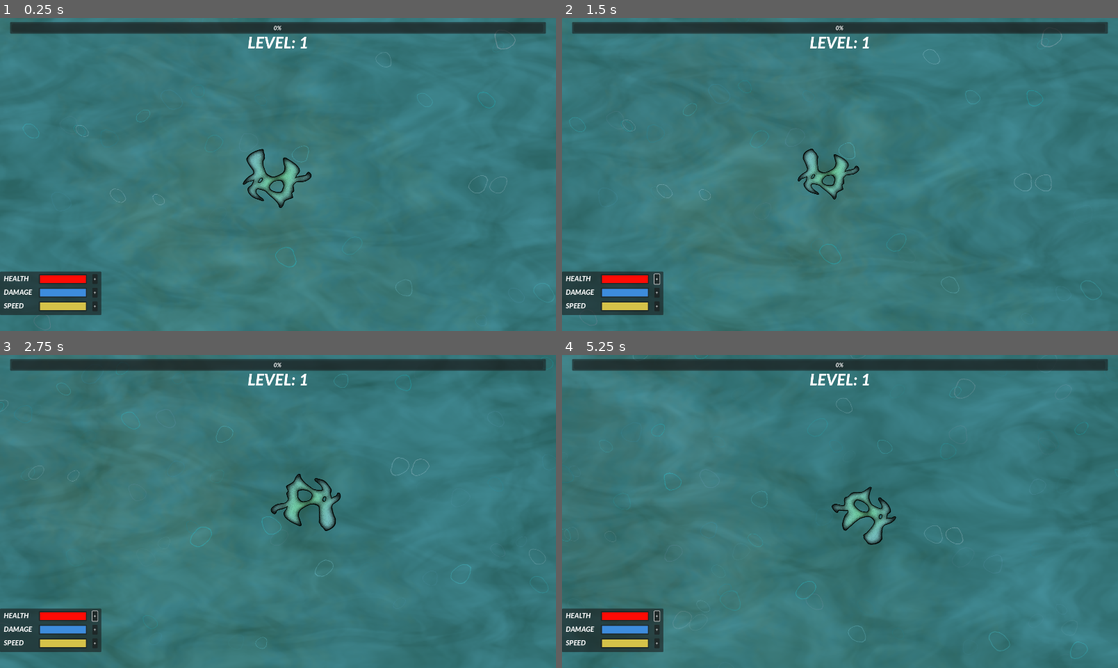
Above: before the commit, frames 1-4 (two rows, left to right).
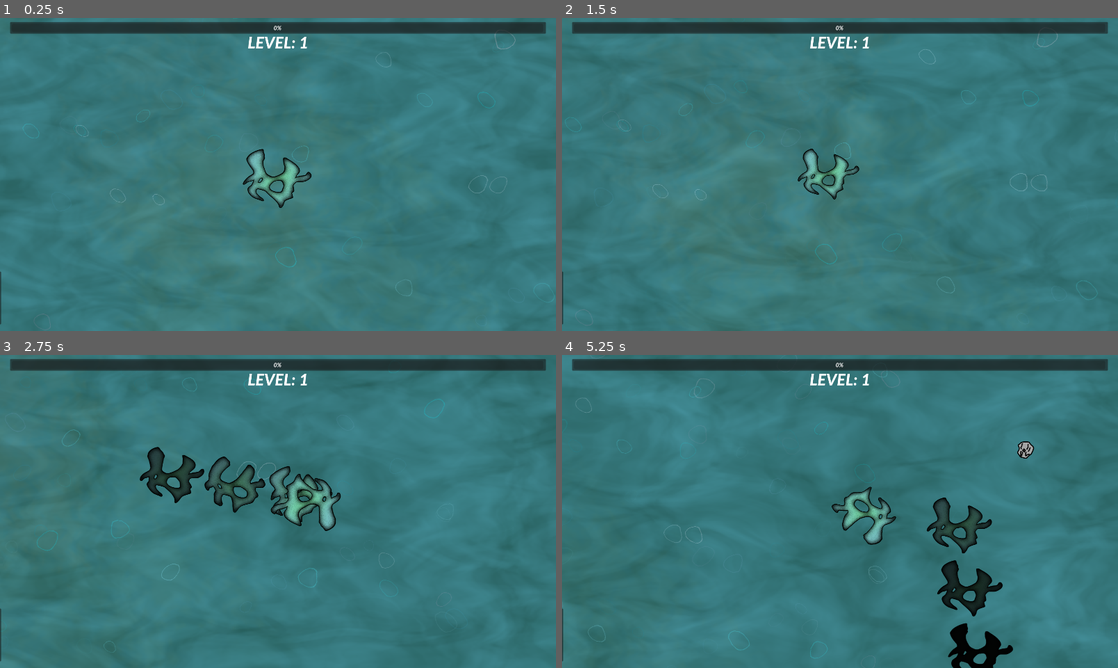
Above: after the commit, the same moments.

Repository: borna-misetic/X.Press-2025
Game: Godot game, scene res://Scenes/main.tscn
The game is run twice, just before and just after one commit, with the same random seed, the same clock (stepped at 60 frames per second) and the same inputs.
Inputs (mouse positions are in pixels of both pictures, inside the frame that each line leads up to):
- Up to frame 1 (0.25 s): no input
- Up to frame 2 (1.5 s): click (656, 277) at 0.5 s, where only the run before the commit has a clickable "+"; move the mouse to (962, 158) at 1.27 s; hold D (move_right) from 1.28 s (still down); tap Space (dash) at 1.35 s
- Up to frame 3 (2.75 s): move the mouse to (166, 527) at 2.02 s; release D (move_right) at 2.03 s; hold S (move_down) from 2.03 s (still down); tap Space (dash) at 2.1 s
- Up to frame 4 (5.25 s): move the mouse to (895, 442) at 2.77 s; release S (move_down) at 2.78 s; hold D (move_right) 2.78-3.53 s; tap Space (dash) every 0.75 s from 2.85 to 5.1 s; move the mouse to (812, 574) at 3.52 s; hold W (move_up) 3.53-4.28 s; move the mouse to (1006, 558) at 4.27 s; hold A (move_left) from 4.28 s (still down); move the mouse to (673, 464) at 5.02 s

The runs differ from the first frame. In frame 1, 2.5% of the frame differs, in the area x 0-19%, y 80-98%; in frame 2, 2.8%; in frame 3, 4.7%; in frame 4, 5.3%, in the area x 0-95%, y 0-100%.
Error after the commit: Parse Error: Expected indented block after function declaration. (res://Scripts/upgrade_component.gd:13)

Commit message:
asdfljaf

Diff:
--- a/Scenes/EyeCandy/ghost_sprite/player_ghost_sprite.tscn
+++ b/Scenes/EyeCandy/ghost_sprite/player_ghost_sprite.tscn
@@ -1,9 +1,10 @@
-[gd_scene load_steps=3 format=3 uid="uid://bmtw4icw5rf0f"]
+[gd_scene load_steps=3 format=3 uid="uid://dyoatirpi8vgm"]
 
-[ext_resource type="Texture2D" uid="uid://cvq3n7qo86jqq" path="res://Textures/ameba_start.png" id="1_cvchd"]
+[ext_resource type="Texture2D" uid="uid://cyi56ypp3t22r" path="res://Textures/Amoeba.png" id="1_cvchd"]
 [ext_resource type="Script" uid="uid://dpayl8i0njto1" path="res://Scenes/EyeCandy/ghost_sprite/ghost_sprite.gd" id="1_iabj1"]
 
 [node name="PlayerGhostSprite" type="Sprite2D"]
+z_index = -1
 texture = ExtResource("1_cvchd")
 script = ExtResource("1_iabj1")
 metadata/_custom_type_script = "uid://dpayl8i0njto1"
--- a/Scenes/ameba_player.tscn
+++ b/Scenes/ameba_player.tscn
@@ -6,21 +6,29 @@
 [ext_resource type="PackedScene" uid="uid://4l10alvui00w" path="res://Scenes/health.tscn" id="4_gh438"]
 [ext_resource type="PackedScene" uid="uid://6xylpf7hnlfk" path="res://Scenes/experience_handler.tscn" id="5_ada53"]
 [ext_resource type="PackedScene" uid="uid://h3jdas4d3j4h" path="res://Scenes/upgrade_component.tscn" id="6_x1s3d"]
+[ext_resource type="PackedScene" path="res://Scenes/dash_component.tscn" id="7_05x1w"]
+[ext_resource type="PackedScene" uid="uid://dyoatirpi8vgm" path="res://Scenes/EyeCandy/ghost_sprite/player_ghost_sprite.tscn" id="8_ci70g"]
 
 [sub_resource type="CircleShape2D" id="CircleShape2D_jbmmg"]
 radius = 166.003
 
 [node name="AmebaPlayer" type="CharacterBody2D"]
 
+[node name="DashComponent" parent="." node_paths=PackedStringArray("body") instance=ExtResource("7_05x1w")]
+body = NodePath("..")
+ghost_node = ExtResource("8_ci70g")
+
 [node name="PlayerSprite" type="Sprite2D" parent="."]
 position = Vector2(70, -70)
 texture = ExtResource("1_ada53")
 offset = Vector2(-13, 14)
 
-[node name="PlayerComponent" parent="." node_paths=PackedStringArray("camera", "player", "playerSprite") instance=ExtResource("2_1pgcd")]
+[node name="PlayerComponent" parent="." node_paths=PackedStringArray("camera", "player", "playerSprite", "dashUpgrade") instance=ExtResource("2_1pgcd")]
 camera = NodePath("../CameraComponent")
 player = NodePath("..")
+speed = null
 playerSprite = NodePath("../PlayerSprite")
+dashUpgrade = NodePath("../DashComponent")
 
 [node name="CollisionShape2D" type="CollisionShape2D" parent="."]
 shape = SubResource("CircleShape2D_jbmmg")
--- a/Scenes/upgrade_component.tscn
+++ b/Scenes/upgrade_component.tscn
@@ -6,26 +6,60 @@
 [sub_resource type="StyleBoxFlat" id="StyleBoxFlat_u60rl"]
 bg_color = Color(0.200195, 0.495826, 0.251511, 1)
 
-[sub_resource type="Gradient" id="Gradient_t5hhx"]
-colors = PackedColorArray(1, 0.0431373, 0.0235294, 1, 0.999626, 0.0440696, 0.0244271, 1)
-
-[sub_resource type="GradientTexture1D" id="GradientTexture1D_6wwle"]
-gradient = SubResource("Gradient_t5hhx")
-width = 1
-
-[sub_resource type="Gradient" id="Gradient_6wwle"]
-colors = PackedColorArray(0.243137, 0.54902, 0.870588, 1, 0.243137, 0.54902, 0.870588, 1)
-
-[sub_resource type="GradientTexture1D" id="GradientTexture1D_u60rl"]
-gradient = SubResource("Gradient_6wwle")
-width = 1
-
-[sub_resource type="Gradient" id="Gradient_u60rl"]
-colors = PackedColorArray(0.835443, 0.761956, 0.289342, 1, 0.835294, 0.760784, 0.290196, 1)
-
-[sub_resource type="GradientTexture1D" id="GradientTexture1D_2rrwk"]
-gradient = SubResource("Gradient_u60rl")
-width = 1
+[sub_resource type="StyleBoxFlat" id="StyleBoxFlat_2rrwk"]
+bg_color = Color(1, 0.0980392, 0.0941176, 1)
+
+[sub_resource type="Animation" id="Animation_u60rl"]
+resource_name = "slide_in"
+tracks/0/type = "value"
+tracks/0/imported = false
+tracks/0/enabled = true
+tracks/0/path = NodePath("HBoxContainer:position")
+tracks/0/interp = 1
+tracks/0/loop_wrap = true
+tracks/0/keys = {
+"times": PackedFloat32Array(0, 1),
+"transitions": PackedFloat32Array(3.36358, 0.148651),
+"update": 0,
+"values": [Vector2(-354, 875), Vector2(0, 875)]
+}
+
+[sub_resource type="Animation" id="Animation_2rrwk"]
+resource_name = "slide_out"
+tracks/0/type = "value"
+tracks/0/imported = false
+tracks/0/enabled = true
+tracks/0/path = NodePath("HBoxContainer:position")
+tracks/0/interp = 1
+tracks/0/loop_wrap = true
+tracks/0/keys = {
+"times": PackedFloat32Array(0, 1),
+"transitions": PackedFloat32Array(3.4822, 0.233258),
+"update": 0,
+"values": [Vector2(0, 875), Vector2(-354, 875)]
+}
+
+[sub_resource type="Animation" id="Animation_utsfa"]
+length = 0.001
+tracks/0/type = "value"
+tracks/0/imported = false
+tracks/0/enabled = true
+tracks/0/path = NodePath("HBoxContainer:position")
+tracks/0/interp = 1
+tracks/0/loop_wrap = true
+tracks/0/keys = {
+"times": PackedFloat32Array(0),
+"transitions": PackedFloat32Array(1),
+"update": 0,
+"values": [Vector2(-350, 875)]
+}
+
+[sub_resource type="AnimationLibrary" id="AnimationLibrary_rf76u"]
+_data = {
+&"RESET": SubResource("Animation_utsfa"),
+&"slide_in": SubResource("Animation_u60rl"),
+&"slide_out": SubResource("Animation_2rrwk")
+}
 
 [node name="Upgrade_component" type="Control"]
 layout_mode = 3
@@ -92,39 +126,54 @@
 theme_override_font_sizes/font_size = 56
 text = "LEVEL: 1"
 
-[node name="HBoxContainer" type="HBoxContainer" parent="VBoxContainer"]
-layout_mode = 2
+[node name="MarginContainer" type="MarginContainer" parent="VBoxContainer"]
+custom_minimum_size = Vector2(0, 51.695)
+layout_mode = 2
+
+[node name="HBoxContainer" type="HBoxContainer" parent="."]
+layout_mode = 2
+offset_left = -350.0
+offset_top = 875.0
+offset_right = 4.0
+offset_bottom = 1057.0
 size_flags_horizontal = 0
 size_flags_vertical = 10
 
-[node name="Upgrade panel" type="Panel" parent="VBoxContainer/HBoxContainer"]
+[node name="Upgrade panel" type="Panel" parent="HBoxContainer"]
 custom_minimum_size = Vector2(350, 150)
 layout_mode = 2
-size_flags_horizontal = 0
-size_flags_vertical = 8
-
-[node name="Rows" type="VBoxContainer" parent="VBoxContainer/HBoxContainer/Upgrade panel"]
+size_flags_horizontal = 3
+
+[node name="Rows" type="VBoxContainer" parent="HBoxContainer/Upgrade panel"]
 layout_mode = 1
 anchors_preset = 15
 anchor_right = 1.0
 anchor_bottom = 1.0
-grow_horizontal = 2
-grow_vertical = 2
-
-[node name="MarginContainer" type="MarginContainer" parent="VBoxContainer/HBoxContainer/Upgrade panel/Rows"]
+offset_right = 4.0
+grow_horizontal = 2
+grow_vertical = 2
+
+[node name="Label" type="Label" parent="HBoxContainer/Upgrade panel/Rows"]
+layout_mode = 2
+size_flags_horizontal = 4
+theme_override_fonts/font = ExtResource("1_6wwle")
+theme_override_font_sizes/font_size = 26
+text = "POINTS AVAILABLE: 0"
+
+[node name="MarginContainer" type="MarginContainer" parent="HBoxContainer/Upgrade panel/Rows"]
 custom_minimum_size = Vector2(0, 5)
 layout_mode = 2
 
-[node name="Health" type="HBoxContainer" parent="VBoxContainer/HBoxContainer/Upgrade panel/Rows"]
+[node name="Health" type="HBoxContainer" parent="HBoxContainer/Upgrade panel/Rows"]
 custom_minimum_size = Vector2(350, 34)
 layout_mode = 2
 
-[node name="MarginContainer2" type="MarginContainer" parent="VBoxContainer/HBoxContainer/Upgrade panel/Rows/Health"]
-custom_minimum_size = Vector2(11.215, 0)
-layout_mode = 2
-size_flags_horizontal = 0
-
-[node name="Label" type="Label" parent="VBoxContainer/HBoxContainer/Upgrade panel/Rows/Health"]
+[node name="MarginContainer2" type="MarginContainer" parent="HBoxContainer/Upgrade panel/Rows/Health"]
+custom_minimum_size = Vector2(11.215, 0)
+layout_mode = 2
+size_flags_horizontal = 0
+
+[node name="Label" type="Label" parent="HBoxContainer/Upgrade panel/Rows/Health"]
 custom_minimum_size = Vector2(102, 34)
 layout_mode = 2
 size_flags_horizontal = 0
@@ -132,60 +181,55 @@
 theme_override_font_sizes/font_size = 24
 text = "HEALTH"
 
-[node name="MarginContainer3" type="MarginContainer" parent="VBoxContainer/HBoxContainer/Upgrade panel/Rows/Health"]
-custom_minimum_size = Vector2(11.215, 0)
-layout_mode = 2
-size_flags_horizontal = 0
-
-[node name="Panel" type="Panel" parent="VBoxContainer/HBoxContainer/Upgrade panel/Rows/Health"]
+[node name="MarginContainer3" type="MarginContainer" parent="HBoxContainer/Upgrade panel/Rows/Health"]
+custom_minimum_size = Vector2(11.215, 0)
+layout_mode = 2
+size_flags_horizontal = 0
+
+[node name="Panel" type="Panel" parent="HBoxContainer/Upgrade panel/Rows/Health"]
 custom_minimum_size = Vector2(166, 34)
 layout_mode = 2
 
-[node name="TextureRect" type="TextureRect" parent="VBoxContainer/HBoxContainer/Upgrade panel/Rows/Health/Panel"]
-custom_minimum_size = Vector2(0, 1)
-layout_mode = 1
-anchors_preset = 15
-anchor_right = 1.0
-anchor_bottom = 1.0
-offset_left = 4.0
-offset_top = 4.0
-offset_right = -4.0
-offset_bottom = -4.0
-grow_horizontal = 2
-grow_vertical = 2
-size_flags_horizontal = 3
-texture = SubResource("GradientTexture1D_6wwle")
-
-[node name="MarginContainer" type="MarginContainer" parent="VBoxContainer/HBoxContainer/Upgrade panel/Rows/Health"]
+[node name="HealthProgressBar" type="ProgressBar" parent="HBoxContainer/Upgrade panel/Rows/Health/Panel"]
+offset_left = 3.0
+offset_top = 3.0
+offset_right = 163.0
+offset_bottom = 31.0
+theme_override_styles/fill = SubResource("StyleBoxFlat_2rrwk")
+max_value = 5.0
+step = 1.0
+show_percentage = false
+
+[node name="MarginContainer" type="MarginContainer" parent="HBoxContainer/Upgrade panel/Rows/Health"]
 custom_minimum_size = Vector2(11.215, 0)
 layout_mode = 2
 size_flags_horizontal = 8
 
-[node name="Button" type="Button" parent="VBoxContainer/HBoxContainer/Upgrade panel/Rows/Health"]
+[node name="UpgradeHealthButton" type="Button" parent="HBoxContainer/Upgrade panel/Rows/Health"]
 custom_minimum_size = Vector2(15, 34)
 layout_mode = 2
 size_flags_horizontal = 4
 text = "+"
 
-[node name="MarginContainer4" type="MarginContainer" parent="VBoxContainer/HBoxContainer/Upgrade panel/Rows/Health"]
+[node name="MarginContainer4" type="MarginContainer" parent="HBoxContainer/Upgrade panel/Rows/Health"]
 custom_minimum_size = Vector2(11.215, 0)
 layout_mode = 2
 size_flags_horizontal = 2
 
-[node name="MarginContainer2" type="MarginContainer" parent="VBoxContainer/HBoxContainer/Upgrade panel/Rows"]
+[node name="MarginContainer2" type="MarginContainer" parent="HBoxContainer/Upgrade panel/Rows"]
 custom_minimum_size = Vector2(0, 5)
 layout_mode = 2
 
-[node name="Damage" type="HBoxContainer" parent="VBoxContainer/HBoxContainer/Upgrade panel/Rows"]
+[node name="Damage" type="HBoxContainer" parent="HBoxContainer/Upgrade panel/Rows"]
 custom_minimum_size = Vector2(350, 34)
 layout_mode = 2
 
-[node name="MarginContainer2" type="MarginContainer" parent="VBoxContainer/HBoxContainer/Upgrade panel/Rows/Damage"]
-custom_minimum_size = Vector2(11.215, 0)
-layout_mode = 2
-size_flags_horizontal = 0
-
-[node name="Label" type="Label" parent="VBoxContainer/HBoxContainer/Upgrade panel/Rows/Damage"]
+[node name="MarginContainer2" type="MarginContainer" parent="HBoxContainer/Upgrade panel/Rows/Damage"]
+custom_minimum_size = Vector2(11.215, 0)
+layout_mode = 2
+size_flags_horizontal = 0
+
+[node name="Label" type="Label" parent="HBoxContainer/Upgrade panel/Rows/Damage"]
 custom_minimum_size = Vector2(102, 34)
 layout_mode = 2
 size_flags_horizontal = 0
@@ -193,60 +237,55 @@
 theme_override_font_sizes/font_size = 24
 text = "DAMAGE"
 
-[node name="MarginContainer3" type="MarginContainer" parent="VBoxContainer/HBoxContainer/Upgrade panel/Rows/Damage"]
-custom_minimum_size = Vector2(11.215, 0)
-layout_mode = 2
-size_flags_horizontal = 0
-
-[node name="Panel" type="Panel" parent="VBoxContainer/HBoxContainer/Upgrade panel/Rows/Damage"]
+[node name="MarginContainer3" type="MarginContainer" parent="HBoxContainer/Upgrade panel/Rows/Damage"]
+custom_minimum_size = Vector2(11.215, 0)
+layout_mode = 2
+size_flags_horizontal = 0
+
+[node name="Panel" type="Panel" parent="HBoxContainer/Upgrade panel/Rows/Damage"]
 custom_minimum_size = Vector2(166, 34)
 layout_mode = 2
 
-[node name="TextureRect" type="TextureRect" parent="VBoxContainer/HBoxContainer/Upgrade panel/Rows/Damage/Panel"]
-custom_minimum_size = Vector2(0, 1)
-layout_mode = 1
-anchors_preset = 15
-anchor_right = 1.0
-anchor_bottom = 1.0
-offset_left = 4.0
-offset_top = 4.0
-offset_right = -4.0
-offset_bottom = -4.0
-grow_horizontal = 2
-grow_vertical = 2
-size_flags_horizontal = 3
-texture = SubResource("GradientTexture1D_u60rl")
-
-[node name="MarginContainer" type="MarginContainer" parent="VBoxContainer/HBoxContainer/Upgrade panel/Rows/Damage"]
+[node name="DamageProgressBar" type="ProgressBar" parent="HBoxContainer/Upgrade panel/Rows/Damage/Panel"]
+offset_left = 3.0
+offset_top = 3.0
+offset_right = 163.0
+offset_bottom = 31.0
+theme_override_styles/fill = SubResource("StyleBoxFlat_2rrwk")
+max_value = 5.0
+step = 1.0
+show_percentage = false
+
+[node name="MarginContainer" type="MarginContainer" parent="HBoxContainer/Upgrade panel/Rows/Damage"]
 custom_minimum_size = Vector2(11.215, 0)
 layout_mode = 2
 size_flags_horizontal = 8
 
-[node name="Button" type="Button" parent="VBoxContainer/HBoxContainer/Upgrade panel/Rows/Damage"]
+[node name="UpgradeDamageButton" type="Button" parent="HBoxContainer/Upgrade panel/Rows/Damage"]
 custom_minimum_size = Vector2(15, 34)
 layout_mode = 2
 size_flags_horizontal = 4
 text = "+"
 
-[node name="MarginContainer4" type="MarginContainer" parent="VBoxContainer/HBoxContainer/Upgrade panel/Rows/Damage"]
+[node name="MarginContainer4" type="MarginContainer" parent="HBoxContainer/Upgrade panel/Rows/Damage"]
 custom_minimum_size = Vector2(11.215, 0)
 layout_mode = 2
 size_flags_horizontal = 2
 
-[node name="MarginContainer3" type="MarginContainer" parent="VBoxContainer/HBoxContainer/Upgrade panel/Rows"]
+[node name="MarginContainer3" type="MarginContainer" parent="HBoxContainer/Upgrade panel/Rows"]
 custom_minimum_size = Vector2(0, 5)
 layout_mode = 2
 
-[node name="Speed" type="HBoxContainer" parent="VBoxContainer/HBoxContainer/Upgrade panel/Rows"]
+[node name="Speed" type="HBoxContainer" parent="HBoxContainer/Upgrade panel/Rows"]
 custom_minimum_size = Vector2(350, 34)
 layout_mode = 2
 
-[node name="MarginContainer2" type="MarginContainer" parent="VBoxContainer/HBoxContainer/Upgrade panel/Rows/Speed"]
-custom_minimum_size = Vector2(11.215, 0)
-layout_mode = 2
-size_flags_horizontal = 0
-
-[node name="Label" type="Label" parent="VBoxContainer/HBoxContainer/Upgrade panel/Rows/Speed"]
+[node name="MarginContainer2" type="MarginContainer" parent="HBoxContainer/Upgrade panel/Rows/Speed"]
+custom_minimum_size = Vector2(11.215, 0)
+layout_mode = 2
+size_flags_horizontal = 0
+
+[node name="Label" type="Label" parent="HBoxContainer/Upgrade panel/Rows/Speed"]
 custom_minimum_size = Vector2(102, 34)
 layout_mode = 2
 size_flags_horizontal = 0
@@ -254,50 +293,47 @@
 theme_override_font_sizes/font_size = 24
 text = "SPEED"
 
-[node name="MarginContainer3" type="MarginContainer" parent="VBoxContainer/HBoxContainer/Upgrade panel/Rows/Speed"]
-custom_minimum_size = Vector2(11.215, 0)
-layout_mode = 2
-size_flags_horizontal = 0
-
-[node name="Panel" type="Panel" parent="VBoxContainer/HBoxContainer/Upgrade panel/Rows/Speed"]
+[node name="MarginContainer3" type="MarginContainer" parent="HBoxContainer/Upgrade panel/Rows/Speed"]
+custom_minimum_size = Vector2(11.215, 0)
+layout_mode = 2
+size_flags_horizontal = 0
+
+[node name="Panel" type="Panel" parent="HBoxContainer/Upgrade panel/Rows/Speed"]
 custom_minimum_size = Vector2(166, 34)
 layout_mode = 2
 
-[node name="TextureRect" type="TextureRect" parent="VBoxContainer/HBoxContainer/Upgrade panel/Rows/Speed/Panel"]
-custom_minimum_size = Vector2(0, 1)
-layout_mode = 1
-anchors_preset = 15
-anchor_right = 1.0
-anchor_bottom = 1.0
-offset_left = 4.0
-offset_top = 4.0
-offset_right = -4.0
-offset_bottom = -4.0
-grow_horizontal = 2
-grow_vertical = 2
-size_flags_horizontal = 3
-texture = SubResource("GradientTexture1D_2rrwk")
-
-[node name="MarginContainer" type="MarginContainer" parent="VBoxContainer/HBoxContainer/Upgrade panel/Rows/Speed"]
+[node name="SpeedProgressBar" type="ProgressBar" parent="HBoxContainer/Upgrade panel/Rows/Speed/Panel"]
+layout_mode = 0
+offset_left = 3.0
+offset_top = 3.0
+offset_right = 163.0
+offset_bottom = 31.0
+theme_override_styles/fill = SubResource("StyleBoxFlat_2rrwk")
+max_value = 5.0
+step = 1.0
+show_percentage = false
+
+[node name="MarginContainer" type="MarginContainer" parent="HBoxContainer/Upgrade panel/Rows/Speed"]
 custom_minimum_size = Vector2(11.215, 0)
 layout_mode = 2
 size_flags_horizontal = 8
 
-[node name="Button" type="Button" parent="VBoxContainer/HBoxContainer/Upgrade panel/Rows/Speed"]
+[node name="UpgradeSpeedButton" type="Button" parent="HBoxContainer/Upgrade panel/Rows/Speed"]
 custom_minimum_size = Vector2(15, 34)
 layout_mode = 2
 size_flags_horizontal = 4
 text = "+"
 
-[node name="MarginContainer4" type="MarginContainer" parent="VBoxContainer/HBoxContainer/Upgrade panel/Rows/Speed"]
+[node name="MarginContainer4" type="MarginContainer" parent="HBoxContainer/Upgrade panel/Rows/Speed"]
 custom_minimum_size = Vector2(11.215, 0)
 layout_mode = 2
 size_flags_horizontal = 2
 
-[node name="MarginContainer5" type="MarginContainer" parent="VBoxContainer/HBoxContainer/Upgrade panel/Rows"]
+[node name="MarginContainer5" type="MarginContainer" parent="HBoxContainer/Upgrade panel/Rows"]
 custom_minimum_size = Vector2(0, 5)
 layout_mode = 2
 
-[node name="MarginContainer" type="MarginContainer" parent="VBoxContainer"]
-custom_minimum_size = Vector2(0, 51.695)
-layout_mode = 2
+[node name="AnimationPlayer" type="AnimationPlayer" parent="."]
+libraries = {
+&"": SubResource("AnimationLibrary_rf76u")
+}
--- a/Scripts/dash_component.gd
+++ b/Scripts/dash_component.gd
@@ -23,7 +23,7 @@
 func add_ghost():
 	var ghost = ghost_node.instantiate()
 	#ALERT Nest tu nebu stimalo
-	ghost.set_property(body.position, body.scale)
+	ghost.set_property(body.position, body.scale * 2)
 	get_tree().current_scene.add_child(ghost)
 
 
--- a/Scripts/player_component.gd
+++ b/Scripts/player_component.gd
@@ -4,6 +4,8 @@
 @export var player : CharacterBody2D
 @export var speed := 500
 @export var playerSprite := Sprite2D
+@export var dashUpgrade : Node2D
+
 var time : float
 
 func _ready() -> void:
@@ -18,3 +20,5 @@
 	playerSprite.scale.x = 2+sin(time*3)*0.15
 	playerSprite.scale.y = 2+sin(time*3)*0.15
 	player.move_and_slide()
+	if Input.is_action_just_pressed("dash"):
+		dashUpgrade.apply_dash()
--- a/Scripts/upgrade_component.gd
+++ b/Scripts/upgrade_component.gd
@@ -1,4 +1,6 @@
 extends Control
+
+var upgradeShown = false
 
 @onready var experienceBar = $VBoxContainer/XPBarContainer/XPBar
 @onready var levelIndicator = $VBoxContainer/XPBarContainer/LevelIndicator
@@ -7,3 +9,5 @@
 	experienceBar.max_value = nextLevelXP
 	experienceBar.value = currentXP
 	levelIndicator.text = "LEVEL: " +  str(level)
+
+func showUpgrade():
Not shown: 1 places in Scenes/ameba_player.tscn that only renumber resources
Not shown: 1 places in Scenes/main.tscn that only renumber resources
Not shown: 1 places in Scenes/upgrade_component.tscn that only renumber resources
